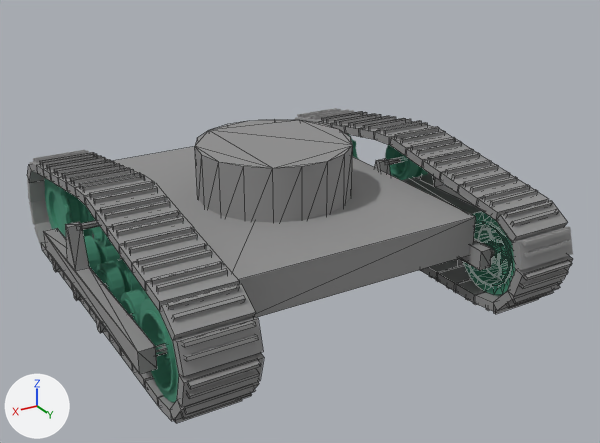
An edit to the FBX model applications/media/excavator.fbx, drawn before and after from the same camera.
Rendered twice from a 50 mm camera at (4.42, 7.94, 3.99) aimed at (-0.29, 0.09, 0.07). Every picture has the same lights, and +X, +Y and +Z are marked at lower left. Mesh edges are drawn as thin lines on the coarser meshes. Where no turn or scale is listed for an object, it has been applied to the vertices.

Before the edit, the objects in view are built like this:
```python
me_mesh = bpy.data.meshes.new('Mesh')
me_mesh.from_pydata(...)  # 324 vertices, 584 faces; spans x -2.43..2.46, y -1.91..2.1, z -0.5..0.84
me_mesh.materials.append(mat_01___default)  # grey #909090
me_mesh_072 = bpy.data.meshes.new('Mesh.072')
me_mesh_072.from_pydata(...)  # 32 vertices, 24 faces; spans x -0.375..0.375, y -0.009..0.304, z -0.164..0.09
me_mesh_072.materials.append(mat_01___default)  # grey #909090
me_mesh_073 = bpy.data.meshes.new('Mesh.073')
me_mesh_073.from_pydata(...)  # 32 vertices, 24 faces; spans x -0.375..0.375, y -0.009..0.304, z -0.164..0.09
me_mesh_073.materials.append(mat_01___default)  # grey #909090
ob_base = bpy.data.objects.new('base', me_mesh)
ob_base.location = (-0.01, -0.14, 0.24)
ob_rightthread_25 = bpy.data.objects.new('rightThread_25', me_mesh_072)
ob_rightthread_25.location = (1.9, 0.82, 0.78)
ob_rightthread_26 = bpy.data.objects.new('rightThread_26', me_mesh_073)
ob_rightthread_26.location = (1.9, 1.14, 0.73)
# also in view: 'leftThread_26' at (-1.9, 1.29, 0.69); 'rightThread_30' at (1.9, 2.38, 0.26); 'leftThread_25' at (-1.9, 0.97, 0.75); 'leftThread_22' at (-1.9, 0.0, 0.86); 'leftThread_27' at (-1.9, 1.6, 0.64)
```
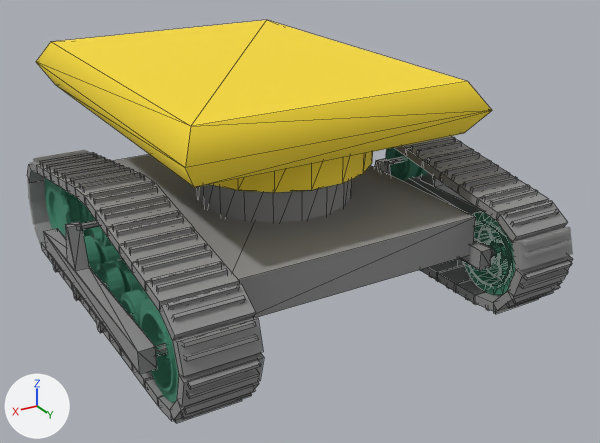
Commit message: elaborate the excavator model some more.

What differs and where, as boxes (x1, y1, x2, y2) in the pictures (600 x 443 px):
'cabin', added (yellow)
    after: (36, 20, 492, 193)

What the commit changed:
Material '03 - Default' (mat_03___default) is new.
Its base color is (0.973, 0.725, 0.0353) (yellow #fcdd35).
Its roughness is 0.859.
Mesh me_mesh_081 is new.
It has 48 vertices, 88 faces and spans x -1.77..1.77, y -3.29..1.6, z -0.72..0.26.
It uses material mat_03___default (yellow #fcdd35).
Object 'cabin' (ob_cabin) is new; it shows me_mesh_081.
Its location is (0.0, 0.0, 1.61).
